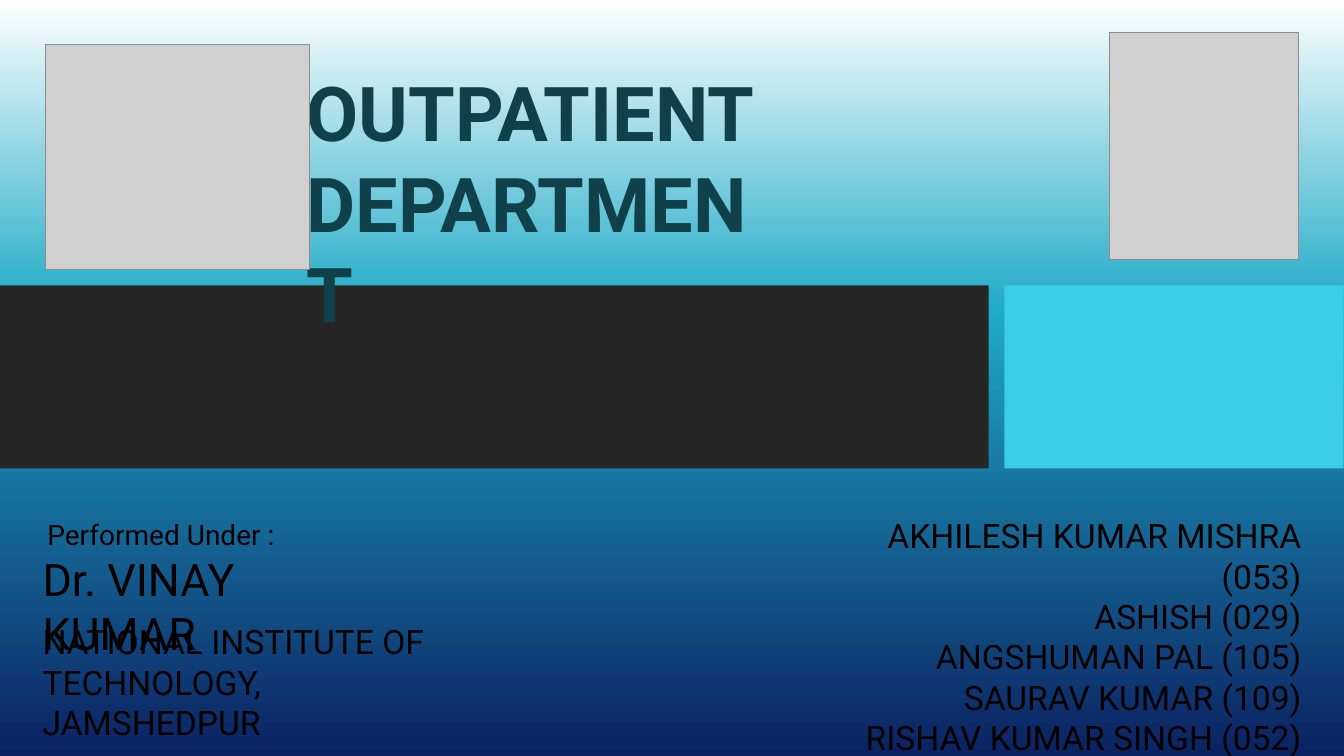
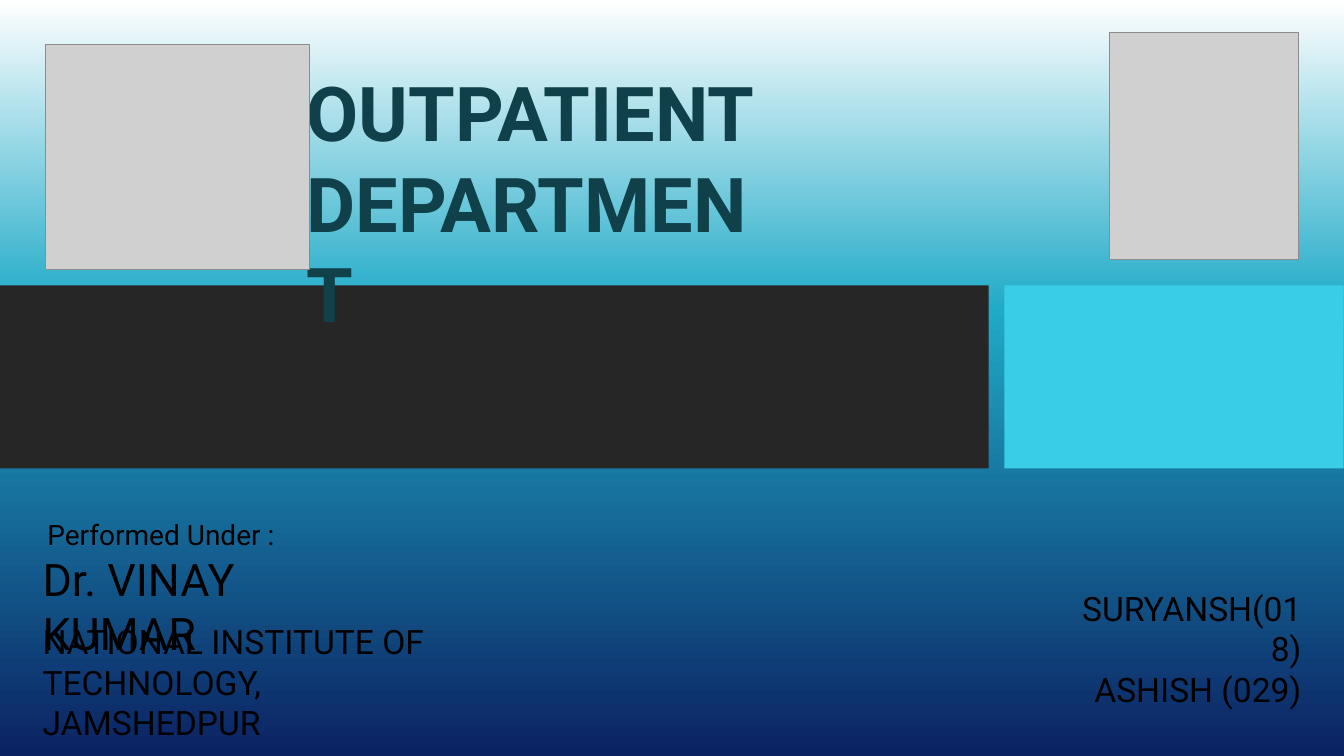
Before and after one commit to Ashish-29/nitjsr-opd, a slide deck: slide 1 of PPT & Report/Out Patient Department .pptx. Drawn at 1344x756 pixels with LibreOffice and Linux fonts; fonts in the diff are those of the drawing; grey boxes stand for pictures; background and template pictures are left out. Boxes give left, top, right and bottom in pixels: in the first picture for what was removed or moved away, otherwise in the second. Text is boxed around its words. In the diff, an @@ line names an element or a change of style, - is before the commit and + after.

Commit message:
Add ppt and Report

```diff
--- a/PPT & Report/Out Patient Department .pptx
+++ b/PPT & Report/Out Patient Department .pptx
@@ text "SURYANSH(018)": place and size @@
-text "SURYANSH(018)" at (866, 524, 1302, 756)
+text "SURYANSH(018)" at (1082, 594, 1301, 709)
@@ text at (1082, 594, 1301, 628): text changed @@
-AKHILESH KUMAR MISHRA (053)
+SURYANSH(018)
@@ text at (866, 642, 1302, 756): paragraphs removed @@
-ANGSHUMAN PAL (105)
-SAURAV KUMAR (109)
-RISHAV KUMAR SINGH (052)
```
Also in this commit, not shown: 1 other file.
